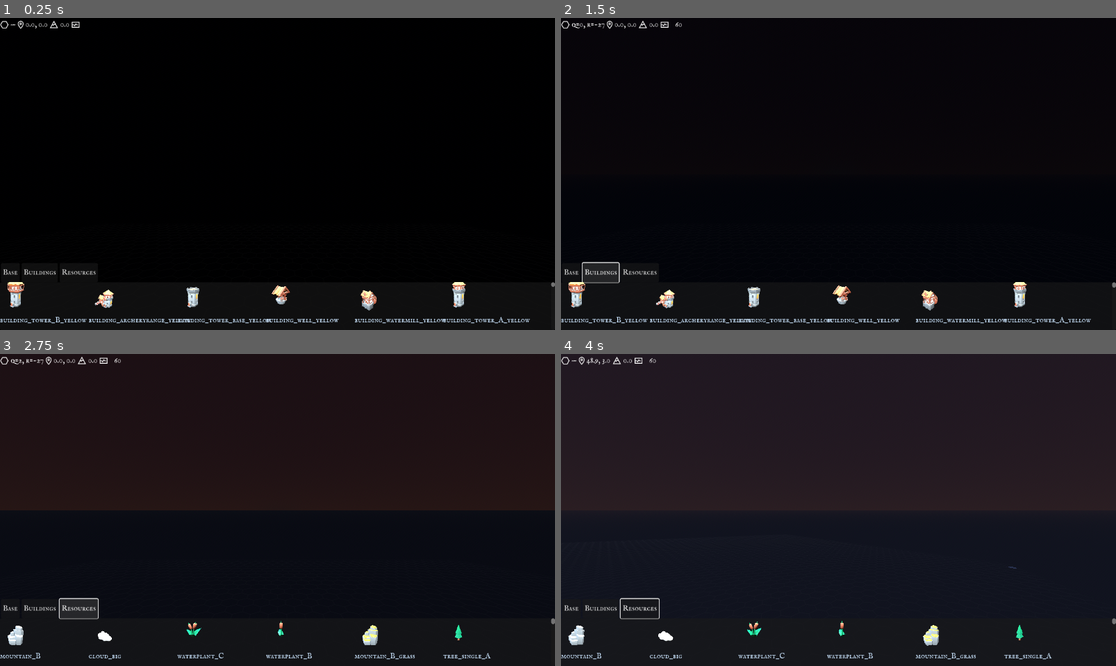
Above: before the commit, frames 1-4 (two rows, left to right).
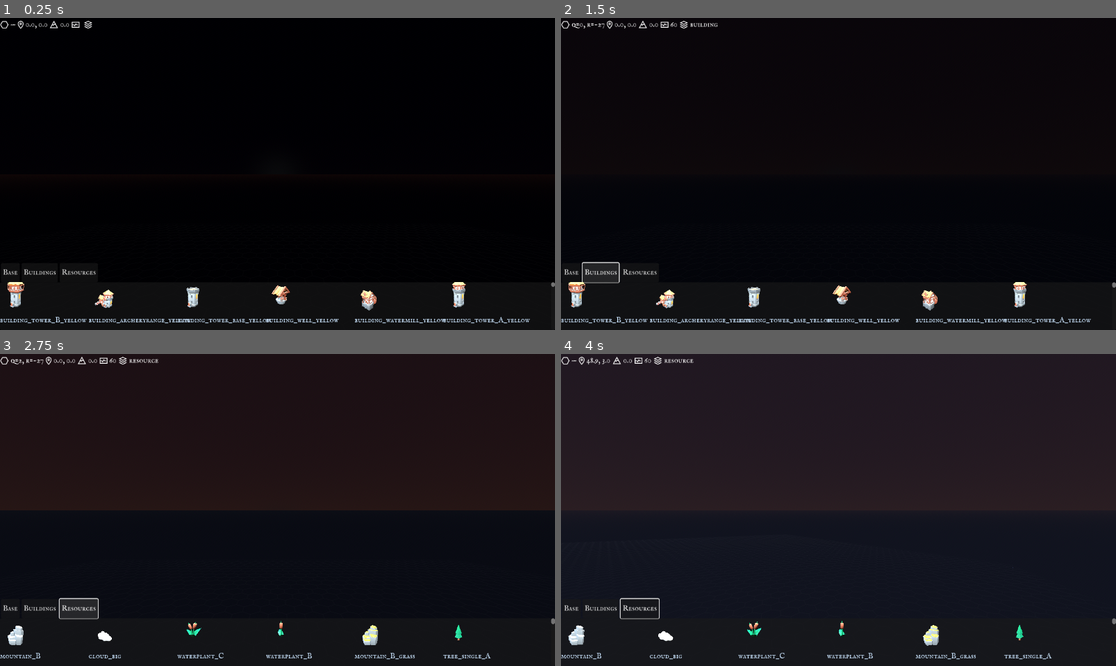
Above: after the commit, the same moments.

Repository: guillaumedelre/medieval-hexagon
Game: Godot game, scene res://scenes/MapEditor.tscn
The game is run twice, just before and just after one commit, with the same random seed, the same clock (stepped at 60 frames per second) and the same inputs.
Inputs (mouse positions are in pixels of both pictures, inside the frame that each line leads up to):
- Up to frame 1 (0.25 s): no input
- Up to frame 2 (1.5 s): click "Base" at 0.5 s; click "Buildings" at 1.25 s
- Up to frame 3 (2.75 s): click "Resources" at 2 s
- Up to frame 4 (4 s): tap Enter at 2.75 s; move the mouse to (960, 494) at 2.77 s; hold D (move_right) 2.78-3.53 s; hold A (move_rotate_antihorary) 2.78-3.53 s; click (960, 494) at 2.92 s; move the mouse to (727, 525) at 3.52 s; hold S (move_backward) from 3.53 s (still down); tap E (move_rotate_horary) at 3.6 s

The runs differ from the first frame. In frame 1, less than 0.1% of the frame differs, in the area x 15-17%, y 0-4%; in frame 2, less than 0.1%; in frame 3, less than 0.1%; in frame 4, less than 0.1%, in the area x 15-83%, y 0-69%.

Commit message:
Improve moon an sun, Display layer selection in topBar

Diff:
--- a/scenes/MapEditor.tscn
+++ b/scenes/MapEditor.tscn
@@ -9,6 +9,7 @@
 [ext_resource type="FontFile" uid="uid://c81ebf4wibc8j" path="res://fonts/Font Awesome 7 Sharp-Regular-400.otf" id="5_2jvji"]
 [ext_resource type="PackedScene" uid="uid://cp32jgyyj222g" path="res://scenes/TileBrowser.tscn" id="7_y6um0"]
 [ext_resource type="Script" uid="uid://bdu0hb2so2dbe" path="res://scripts/layer_selector.gd" id="8_cio15"]
+[ext_resource type="FontFile" uid="uid://dwcywqgwut513" path="res://fonts/IMFellEnglishSC-Regular.ttf" id="9_uxhdd"]
 [ext_resource type="Script" uid="uid://dsmaugvoqml4p" path="res://scripts/day_night_cycle.gd" id="10_sa2v6"]
 
 [node name="MapEditor" type="Node3D" groups=["terrain_generator"]]
@@ -87,15 +88,16 @@
 layout_mode = 2
 theme_override_fonts/font = ExtResource("5_2jvji")
 
+[node name="LabelFPS" type="Label" parent="UI/TopBar"]
+layout_mode = 2
+
 [node name="LabelLayerIcon" type="Label" parent="UI/TopBar"]
 layout_mode = 2
+theme_override_fonts/font = ExtResource("5_2jvji")
 
 [node name="LabelLayer" type="Label" parent="UI/TopBar"]
 layout_mode = 2
-theme_override_fonts/font = ExtResource("5_2jvji")
-
-[node name="LabelFPS" type="Label" parent="UI/TopBar"]
-layout_mode = 2
+theme_override_fonts/font = ExtResource("9_uxhdd")
 
 [node name="LayerSelector" type="Control" parent="UI"]
 custom_minimum_size = Vector2(0, 32)
--- a/scripts/day_night_cycle.gd
+++ b/scripts/day_night_cycle.gd
@@ -13,7 +13,7 @@
 
 # Astres
 const SUN_SIZE := 100.0
-const MOON_SIZE := 60.0
+const MOON_SIZE := 10.0
 const ORBIT_RADIUS := 5000.0
 
 var time := 0.25
@@ -118,7 +118,7 @@
 	sphere.radius = MOON_SIZE
 	moon_mesh.mesh = sphere
 
-	moon_mesh.material_override = _make_emissive(Color(0.7, 0.8, 1.0), 2.0)
+	moon_mesh.material_override = _make_emissive(Color(0.7, 0.8, 1.0), 1.0)
 	moon_mesh.material_override.no_depth_test = true
 
 	moon_pivot.add_child(moon_mesh)
@@ -129,7 +129,7 @@
 	moon_light.shadow_enabled = true
 	moon_mesh.add_child(moon_light)
 
-	#moon_arrow = _create_arrow(Color(0.1, 0.2, 0.6))
+	#moon_arrow = _create_arrow(Color(1.0, 1.0, 1.0, 1.0))
 	#moon_mesh.add_child(moon_arrow)
 
 
@@ -208,7 +208,7 @@
 		var p := mat as ProceduralSkyMaterial
 		p.sky_top_color = Color(0.05,0.06,0.12).lerp(Color(0.4,0.6,1.0), strength)
 		p.sky_horizon_color = Color(0.1,0.12,0.20).lerp(Color(0.5,0.7,1.0), strength)
-		p.energy_multiplier = strength
+		p.energy_multiplier = max (0.1, strength)
 
 
 # ======================================================
--- a/scripts/hex_grid.gd
+++ b/scripts/hex_grid.gd
@@ -28,7 +28,7 @@
 	_generate_collision_mesh()
 
 	if mm:
-		print("🟩 HexGrid optimisée prête. Instances =", mm.instance_count)
+		print("🌐 HexGrid optimisée prête. Instances =", mm.instance_count)
 	else:
 		print("⚠️ HexGrid : MultiMesh non généré.")
 
--- a/scripts/top_bar.gd
+++ b/scripts/top_bar.gd
@@ -10,6 +10,7 @@
 @onready var label_height_icon: Label = $LabelHeightIcon
 @onready var label_layer_icon: Label = $LabelLayerIcon
 @onready var label_fps_icon: Label = $LabelFPSIcon
+@onready var layer_selector: LayerSelector = get_node("../LayerSelector")
 
 var camera: Camera3D = null
 var math: Node = null
@@ -25,6 +26,11 @@
 	label_camera_icon.text = "\uF3C5"
 	label_height_icon.text = "\uF6FC"
 	label_fps_icon.text = "\uF611"
+	label_layer_icon.text = "\uF5FD"
+
+	if layer_selector and not layer_selector.is_connected("layer_changed", Callable(self, "_on_layer_changed")):
+		layer_selector.layer_changed.connect(Callable(self, "_on_layer_changed"))
+
 
 func _process(delta: float) -> void:
 	# --- FPS ---
@@ -73,3 +79,7 @@
 func _on_camera_moved(_position: Vector3, _rotation: Vector3) -> void:
 	label_camera.text = "%.1f, %.1f" % [_position.x, _position.z]
 	label_height.text = "️%.1f" % _position.y
+
+#  Réception du signal de changement de layer
+func _on_layer_changed(layer_name: String) -> void:
+	label_layer.text = layer_name
Not shown: 1 places in scenes/MapEditor.tscn that only renumber resources
